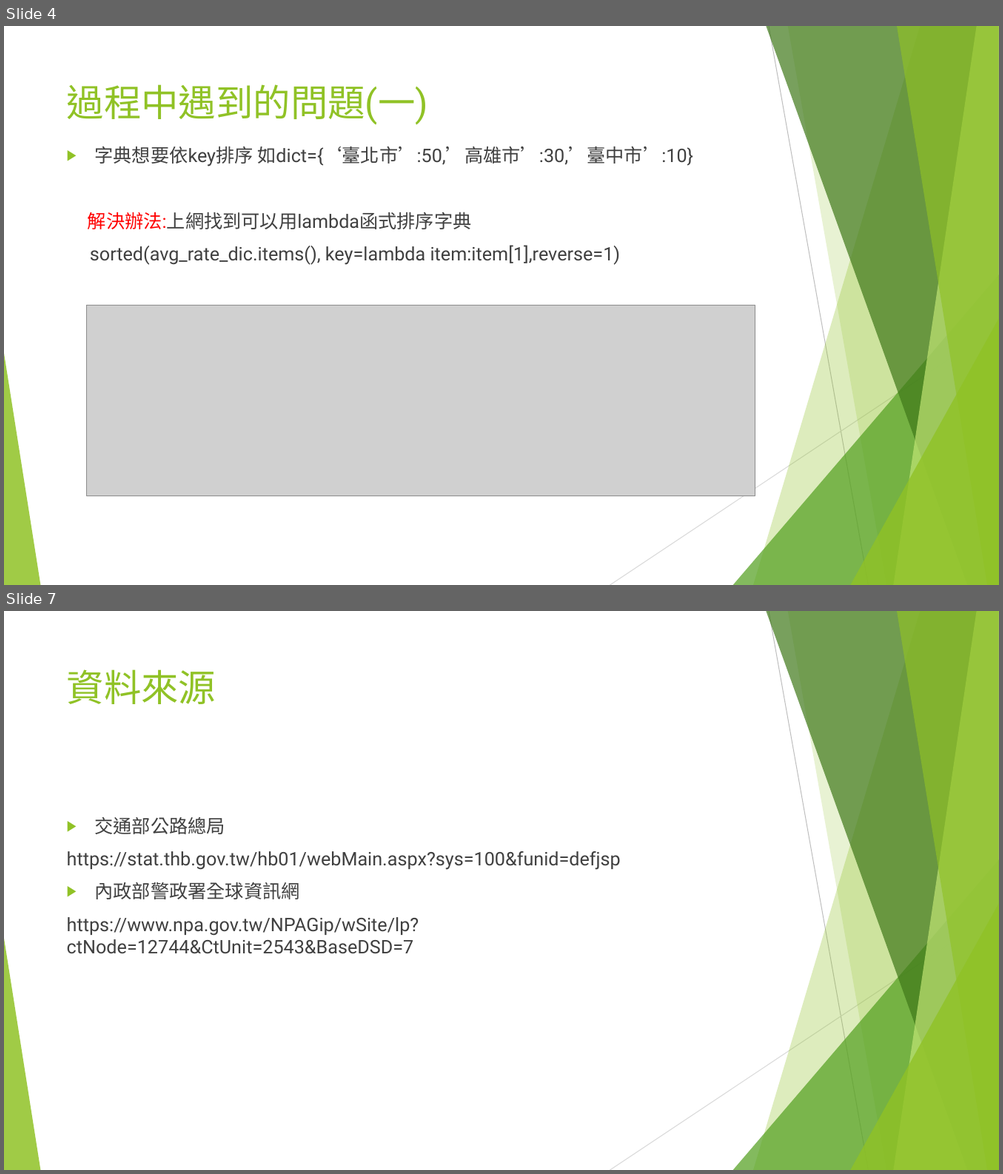
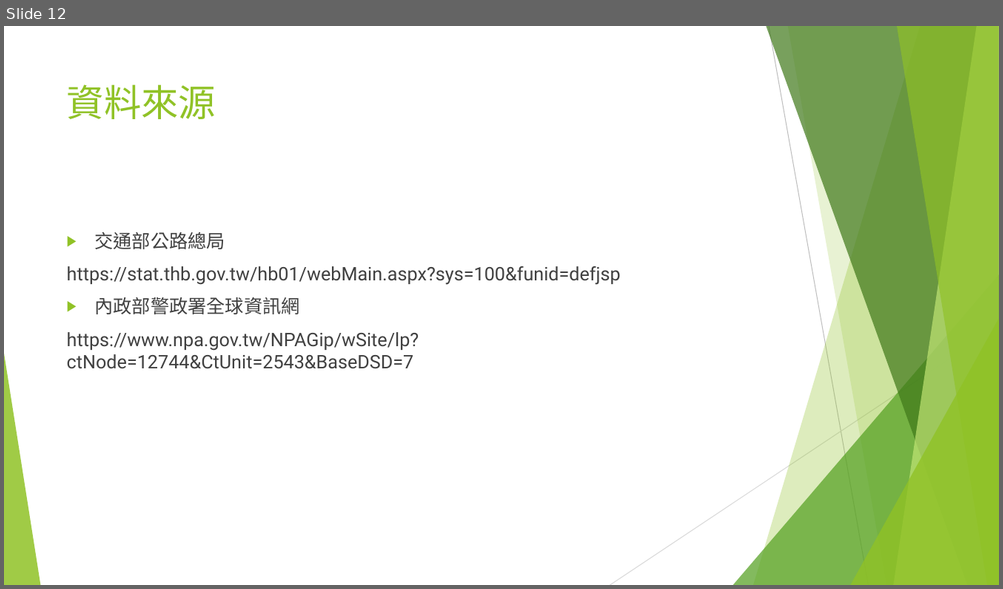
Before and after one commit to ooxx2500/python-sql-for-test, a slide deck: python/專題報告/專題報告-台灣交通事故.pptx. Shown one above the other, each under a label of ours: slides 4 and 7 before the commit, slide 12 after it; the slides between them are not shown. The pictures are 1003x1174 and 1003x589 pixels, drawn with LibreOffice and Linux fonts; fonts in the diff are those of the drawing; grey boxes stand for pictures. Boxes give left, top, right and bottom in pixels: in the first picture for what was removed or moved away, otherwise in the second. Text is boxed around its words. In the diff, an @@ line names an element or a change of style, - is before the commit and + after.

```diff
--- a/python/專題報告/專題報告-台灣交通事故.pptx
+++ b/python/專題報告/專題報告-台灣交通事故.pptx
@@ slide 4 removed at [4,26,999,585], background #FFFFFF; not listed: 10 template elements that a slide beside it also shows @@
@@ title removed at [67,84,428,125] @@
-過程中遇到的問題(一)
@@ text removed at [88,146,693,265] @@
-▶ 字典想要依key排序 如dict={‘臺北市’:50,’高雄市’:30,’臺中市’:10}
-解決辦法:上網找到可以用lambda函式排序字典
-sorted(avg_rate_dic.items(), key=lambda item:item[1],reverse=1)
@@ picture removed at [86,306,754,496] @@
@@ what was slide 7 is now slide 12 @@
```
Also in this commit, not shown: 2 slides changed, 9 slides added, 3 other slides removed, 53 other files.
